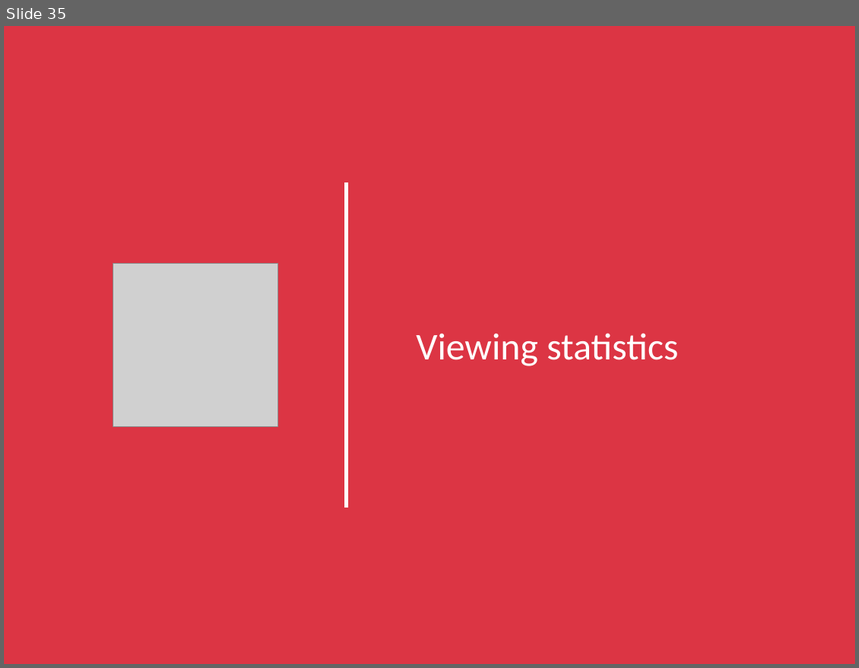
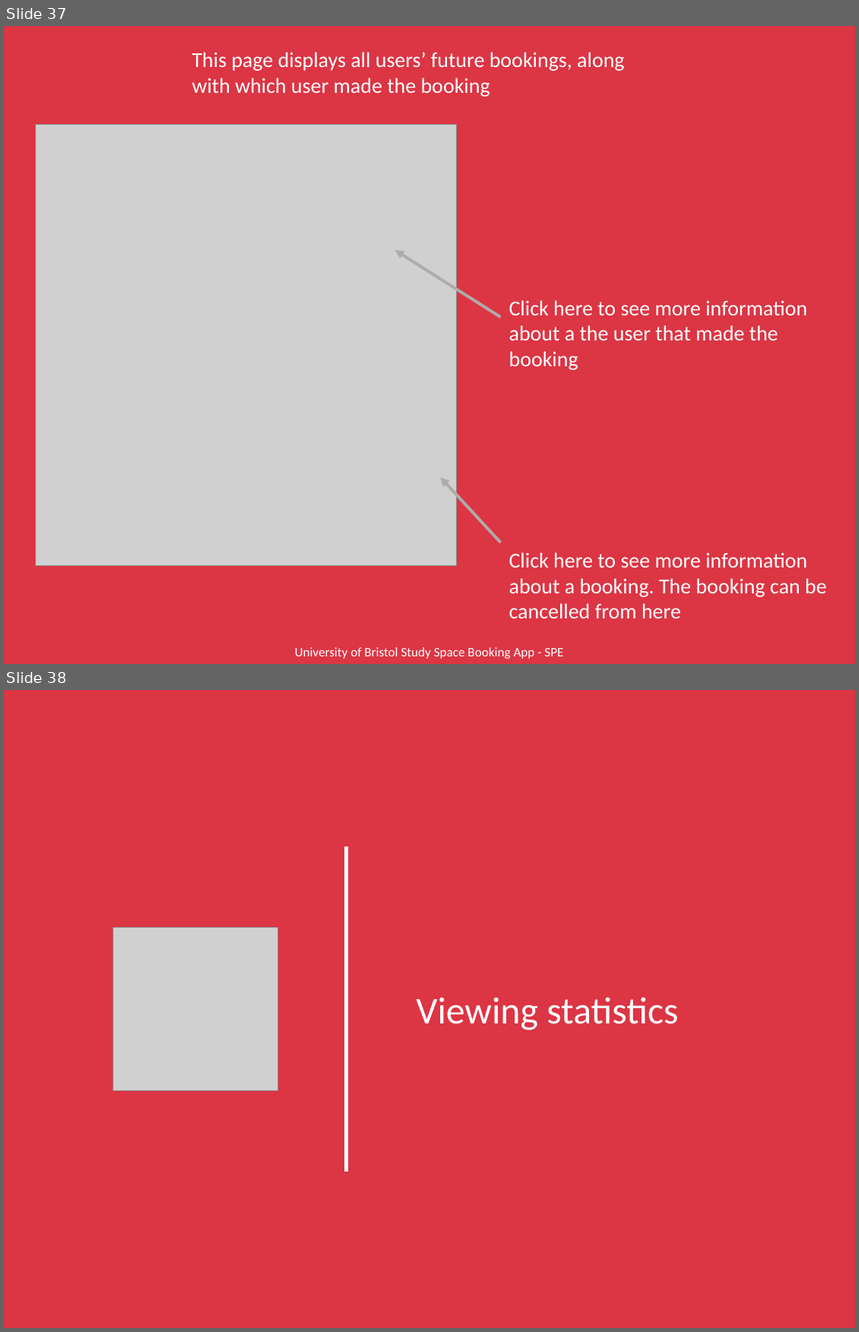
Before and after one commit to ah16165/University-Study-Space-Booking-App, a slide deck: Not_Main_Application/UserManual.pptx. Shown one above the other, each under a label of ours: slide 35 before the commit, slides 37 and 38 after it. The pictures are 859x668 and 859x1332 pixels, drawn with LibreOffice and Linux fonts; fonts in the diff are those of the drawing; grey boxes stand for pictures. Boxes give left, top, right and bottom in pixels: in the first picture for what was removed or moved away, otherwise in the second. Text is boxed around its words. In the diff, an @@ line names an element or a change of style, - is before the commit and + after.

Commit message:
Updating user manual with admin view bookings

```diff
--- a/Not_Main_Application/UserManual.pptx
+++ b/Not_Main_Application/UserManual.pptx
@@ slide 37 added at [4, 26, 855, 664], background #DC3544 @@
@@ text added at [192, 52, 624, 97], 18 pt, text #FFFFFF @@
+This page displays all users’ future bookings, along with which user made the booking
@@ picture added at [35, 125, 457, 566] @@
@@ arrow added from (501, 317) to (395, 251), #AFABAB 2.5 pt @@
@@ text added at [509, 300, 807, 370], 18 pt, text #FFFFFF @@
+Click here to see more information about a the user that made the booking
@@ arrow added from (501, 543) to (441, 478), #AFABAB 2.5 pt @@
@@ text added at [509, 553, 827, 619], 18 pt, text #FFFFFF @@
+Click here to see more information about a booking. The booking can be cancelled from here
@@ text added at [295, 648, 563, 659], 11 pt, text #FFFFFF @@
+University of Bristol Study Space Booking App - SPE
@@ what was slide 35 is now slide 38 @@
```
Also in this commit, not shown: 2 slides changed, 2 other slides added, 2 other files.
